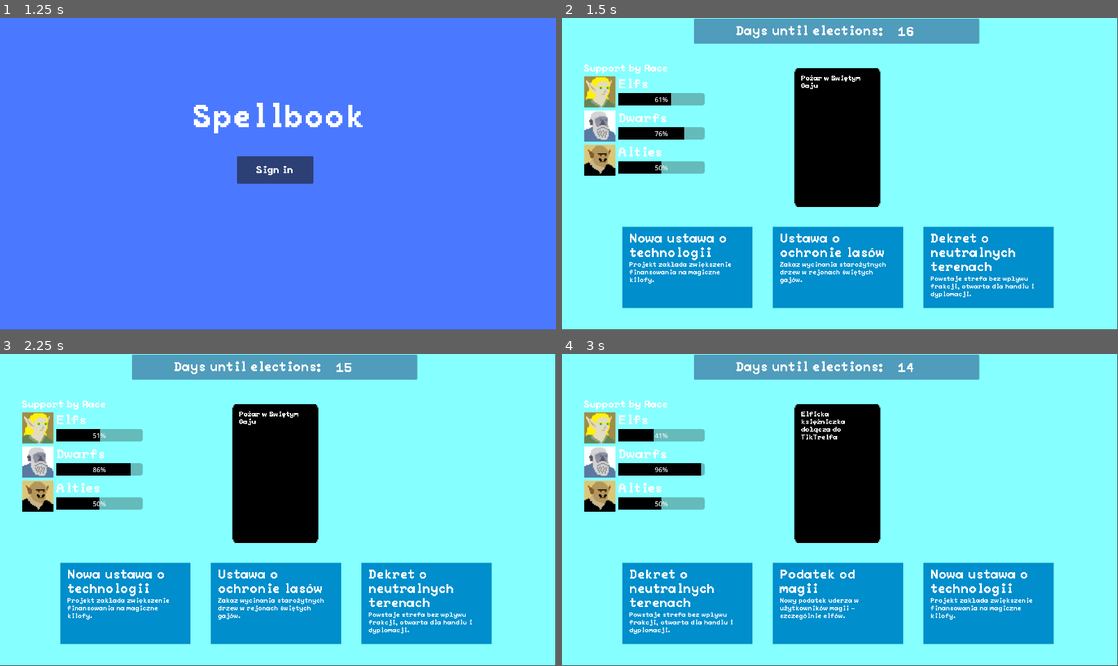
Above: before the commit, frames 1-4 (two rows, left to right).
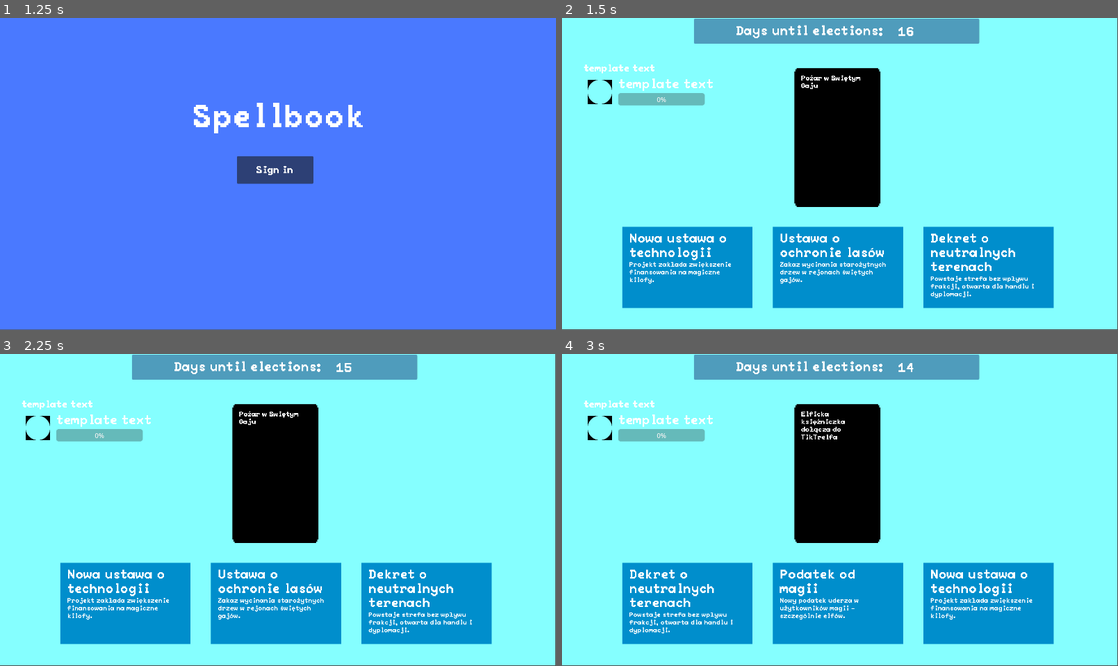
Above: after the commit, the same moments.

Repository: WhatYouFormaggiKindOfPizza/game
Game: Godot game, scene res://scenes/game.tscn
Two runs of this game, one before a commit and one after it. Both use one fixed random seed, a clock stepped at 60 frames per second and the inputs below.
Inputs (mouse positions are in pixels of both pictures, inside the frame that each line leads up to):
- Up to frame 1 (1.25 s): click (127, 267) at 0.52 s
- Up to frame 2 (1.5 s): click "Sign in" at 1.25 s
- Up to frame 3 (2.25 s): click (127, 603) at 2.02 s
- Up to frame 4 (3 s): click (689, 603) at 2.77 s

Frame 1 is identical in both runs. In frame 2, 3.9% of the frame differs, in the area x 3-50%, y 14-51%; in frame 3, 3.9%; in frame 4, 3.8%.
Error after the commit: Invalid access to property or key 'entity_groups_node' on a base object of type 'Nil'. (res://scripts/rel_bar_container.gd:13)

Commit message:
Some chores

Diff:
--- a/scenes/game.tscn
+++ b/scenes/game.tscn
@@ -1,13 +1,13 @@
 [gd_scene load_steps=11 format=3 uid="uid://cmiqiuj17qh2n"]
 
-[ext_resource type="PackedScene" uid="uid://dlbpqwf70tpg4" path="res://scenes/start_screen.tscn" id="1_u5sy4"]
+[ext_resource type="PackedScene" uid="uid://dlbpqwf70tpg4" path="res://scenes/screens/start_screen.tscn" id="1_u5sy4"]
 [ext_resource type="Script" uid="uid://b1ysc02d5wrap" path="res://scripts/game_manager.gd" id="1_uwrxv"]
 [ext_resource type="Script" uid="uid://bhwsjj21cl1uf" path="res://scripts/vote_simulator.gd" id="2_lbhrr"]
 [ext_resource type="PackedScene" uid="uid://kispiyeqssep" path="res://scenes/entity_group.tscn" id="2_lnu2h"]
 [ext_resource type="PackedScene" uid="uid://dondqjjubrg3g" path="res://scenes/king.tscn" id="3_lbhrr"]
 [ext_resource type="Script" uid="uid://b8irytrdokeni" path="res://scripts/scene_manager.gd" id="3_u5sy4"]
 [ext_resource type="Texture2D" uid="uid://b6m550tdk1oyd" path="res://assets/Entity 2.png" id="5_dinhu"]
-[ext_resource type="PackedScene" uid="uid://ba4q4t8ckjmi0" path="res://scenes/game_screen.tscn" id="5_p57ef"]
+[ext_resource type="PackedScene" uid="uid://ba4q4t8ckjmi0" path="res://scenes/screens/game_screen.tscn" id="5_p57ef"]
 [ext_resource type="Texture2D" uid="uid://cvucsxlwvamyp" path="res://assets/Entity 3.png" id="6_kvuet"]
 [ext_resource type="Texture2D" uid="uid://cyfnjq4qfnjj8" path="res://assets/Entity 4.png" id="7_trtic"]
 
--- a/scenes/phone.tscn
+++ b/scenes/phone.tscn
@@ -1,6 +1,6 @@
 [gd_scene load_steps=4 format=3 uid="uid://cvkh1np46j6hr"]
 
-[ext_resource type="Script" uid="uid://d0s1rj5wy14bw" path="res://scenes/phone.gd" id="1_eud1m"]
+[ext_resource type="Script" uid="uid://d0s1rj5wy14bw" path="res://scripts/phone.gd" id="1_eud1m"]
 [ext_resource type="Texture2D" uid="uid://cxn5lrxti5oo6" path="res://assets/PhoneCase.png" id="1_ewalk"]
 [ext_resource type="PackedScene" uid="uid://bibasatxhl56l" path="res://scenes/pixel_label.tscn" id="2_eud1m"]
 
--- a/scenes/rel_bar_container.tscn
+++ b/scenes/rel_bar_container.tscn
@@ -1,28 +1,30 @@
-[gd_scene load_steps=3 format=3 uid="uid://fhowmhn132o0"]
+[gd_scene load_steps=4 format=3 uid="uid://fhowmhn132o0"]
 
 [ext_resource type="Script" uid="uid://bqsejiv5aj6b5" path="res://scripts/rel_bar_container.gd" id="1_dpwbh"]
 [ext_resource type="PackedScene" uid="uid://bibasatxhl56l" path="res://scenes/pixel_label.tscn" id="2_83vkw"]
+[ext_resource type="PackedScene" uid="uid://d2lcilmoorqky" path="res://scenes/relationship_bar.tscn" id="3_uru6v"]
 
 [node name="RelBarContainer" type="Control"]
 layout_mode = 3
 anchor_right = 0.317
-anchor_bottom = 0.112
 offset_right = -0.0220032
-offset_bottom = -0.0160065
+offset_bottom = 222.0
 script = ExtResource("1_dpwbh")
 
 [node name="VBoxContainer" type="VBoxContainer" parent="."]
 custom_minimum_size = Vector2(300, 0)
 layout_mode = 1
 anchors_preset = -1
-anchor_top = 0.0116279
-anchor_right = 1.09932
-anchor_bottom = 4.73233
-offset_right = -0.00457764
-offset_bottom = 0.0198059
-metadata/_edit_use_anchors_ = true
+anchor_top = 0.0135135
+anchor_right = 0.995
+anchor_bottom = 0.014
+offset_right = 0.164978
+offset_bottom = 246.892
 
 [node name="Title" parent="VBoxContainer" instance=ExtResource("2_83vkw")]
 layout_mode = 2
 theme_override_font_sizes/font_size = 24
 font_scale = 3
+
+[node name="RelationshipBar" parent="VBoxContainer" instance=ExtResource("3_uru6v")]
+layout_mode = 2
--- a/scenes/relationship_bar.tscn
+++ b/scenes/relationship_bar.tscn
@@ -11,9 +11,8 @@
 custom_minimum_size = Vector2(0, 80)
 layout_mode = 3
 anchor_right = 0.176
-anchor_bottom = 0.062
 offset_right = 159.584
-offset_bottom = 32.384
+offset_bottom = 80.0
 grow_horizontal = 2
 scale = Vector2(0.6, 0.6)
 script = ExtResource("1_3tvy7")
--- /dev/null
+++ b/scenes/screens/week_end_screen.tscn
@@ -0,0 +1,9 @@
+[gd_scene format=3 uid="uid://bj0a4yagnp3yd"]
+
+[node name="WeekEnd" type="Control"]
+layout_mode = 3
+anchors_preset = 15
+anchor_right = 1.0
+anchor_bottom = 1.0
+grow_horizontal = 2
+grow_vertical = 2
--- a/scripts/rel_bar_container.gd
+++ b/scripts/rel_bar_container.gd
@@ -1,6 +1,6 @@
 class_name RelBarContainer extends Control
 
-@export var game_screen: Node
+@export var screen: Node
 var entity_groups_node: Node #tutaj trzeba podać tego noda który trzyma wszystkie entityGroups
 @export var title : String
 
@@ -10,7 +10,9 @@
 var entity_groups: Array[Node]
 
 func _ready() -> void:
-	entity_groups_node = game_screen.entity_groups_node
+	entity_groups_node = screen.entity_groups_node
+
+	clear_container()
 
 	title_node.text = title
 	entity_groups = entity_groups_node.get_children()
@@ -26,3 +28,8 @@
 	for relBar in box_container.get_children():
 		if(relBar is RelationshipBar):
 			relBar.load_data_from_entity_group()
+
+func clear_container() -> void:
+	for child in box_container.get_children():
+		if child is RelationshipBar:
+			child.queue_free()
--- a/scripts/relationship_bar.gd
+++ b/scripts/relationship_bar.gd
@@ -7,10 +7,10 @@
 @onready var race_name = $HBoxContainer/VBoxContainer/Name
 
 func load_data_from_entity_group() -> void:
-    icon.texture = entity_group.icon
-    progress_bar.value = entity_group.get_player_relationship_value()
-    #var style_box :StyleBox = progress_bar.get_theme_stylebox("fill");
-    #style_box.bg_color
-    #progress_bar.add_theme_stylebox_override("fill",style_box.bg_color)
-    progress_bar.get_theme_stylebox("fill").set_bg_color(entity_group.color)
-    race_name.text = entity_group.group_name
+	icon.texture = entity_group.icon
+	progress_bar.value = entity_group.get_player_relationship_value()
+	#var style_box :StyleBox = progress_bar.get_theme_stylebox("fill");
+	#style_box.bg_color
+	#progress_bar.add_theme_stylebox_override("fill",style_box.bg_color)
+	progress_bar.get_theme_stylebox("fill").set_bg_color(entity_group.color)
+	race_name.text = entity_group.group_name
Binary file added: assets/board.png
Not shown, added: assets/board.png.import
Renamed: scenes/game_screen.tscn -> scenes/screens/game_screen.tscn
Renamed: scenes/start_screen.tscn -> scenes/screens/start_screen.tscn
Not shown, added: scripts/board.gd.uid
Renamed: scenes/phone.gd -> scripts/phone.gd
Renamed: scenes/phone.gd.uid -> scripts/phone.gd.uid
